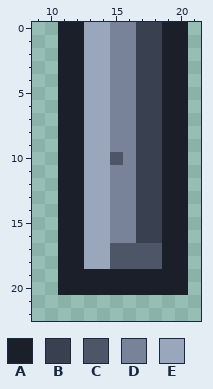
File history of a pixel-art file, tiles/wall_end_n.aseprite. Above: the version before the commit.
32x32 pixels, 1 frame. Shown: x 9..21, y 0..22.
Palette (. is transparent): A #1b1f2a  B #39404f  C #4c5666  D #78839a  E #9aa6bc
The result:
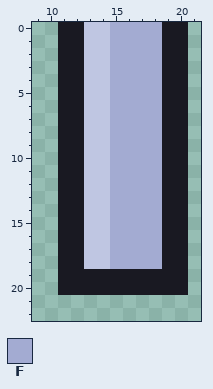
Colours new in this view: F #a3abd2
Diff:
Colour A changes from #1b1f2a to #191922.
Colour E changes from #9aa6bc to #bfc6e2.
Layers "ink", "flat":
Colour F replaces colour B in rows 0 to 16 at x 17 to 18.
Colour F replaces colour C in row 10 at x 15; in rows 17 to 18 at x 15 to 18.
Colour F replaces colour D in rows 0 to 9 at x 15 to 16; in row 10 at x 16; in rows 11 to 16 at x 15 to 16.
